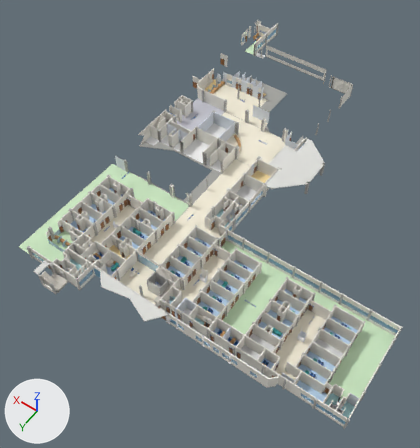
Two versions of the glTF model public/pb/solca_pb.glb, one commit apart.
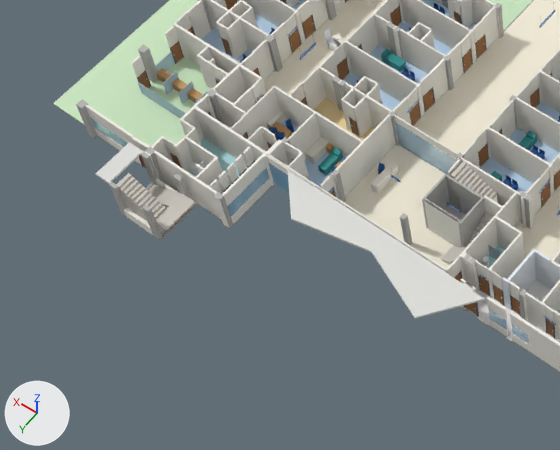
There are two pictures of each version: one whole from a camera (50 mm lens) standing at (2.6, 141.4, 105.8) and looking at (52.7, 71.3, -4.4), one close up on the part from 0% to 46% of the width and 47% to 82% of the height. Arrows for +X, +Y and +Z are at lower left; the lights stay in place. The first two pictures are the older version.

Names of what the first close-up shows: 'escaleras|0.608,0.578,0.518|0.00', 'muebles|0.490,0.672,0.774|0.30', 'muros|0.102,0.109,0.130|0.00', 'muros|0.303,0.608,0.846|0.60', 'muros|0.360,0.160,0.053|0.00', 'muros|0.462,0.462,0.436|0.00', 'muros|0.810,0.865,0.922|0.00', 'muros|0.902,0.884,0.810|0.00', 'pisos|0.518,0.706,0.902|0.00', 'pisos|0.608,0.810,0.548|0.00', 'pisos|0.922,0.865,0.706|0.00', 'viseras|0.740,0.740,0.706|0.00' and 13 more.
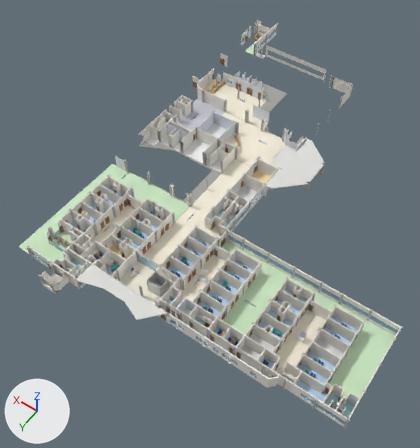
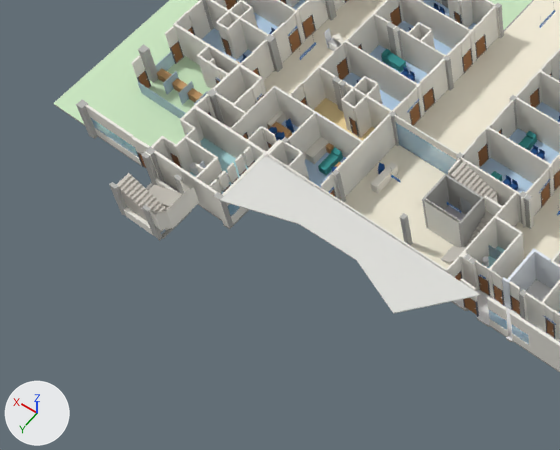
Pixel boxes [x1, y1, x2, y2] of what changed, in the close-ups (560 x 450 px):
'viseras|0.740,0.740,0.706|0.00', reshaped
    before: [96, 142, 485, 319]
    after: [220, 155, 480, 314]
part 1 of me_viseras_0_740_0_740_0_706_0_00, rebuilt (32% wider, 7% taller)
    before: [288, 170, 485, 319]
    after: [220, 155, 480, 314]
part 2 of me_viseras_0_740_0_740_0_706_0_00, deleted
    before: [96, 142, 143, 184]
part 3 of me_muros_0_902_0_884_0_810_0_00, added
    after: [149, 179, 199, 230]

The edits, one by one:
me_viseras_0_740_0_740_0_706_0_00 is used by ob_viseras_0_740_0_740_0_706_0_00; location (0.0, 0.0, 0.0).
me_viseras_0_740_0_740_0_706_0_00 had 208 vertices, 432 faces and spanned x 37.1..71.7, y 40.2..108.2, z 3.6..3.8.
me_viseras_0_740_0_740_0_706_0_00 now has 196 vertices, 376 faces and spans x 37.1..62.8, y 40.2..104.5, z 3.5..3.8.
me_viseras_0_740_0_740_0_706_0_00 part 1: the loose piece of 36 vertices spanning x 42.4..60.6, y 99.5..103.8, z 3.6..3.8 is rebuilt with 16 vertices and now spans x 42.9..62.8, y 99.7..104.5, z 3.7..3.8.
me_viseras_0_740_0_740_0_706_0_00 part 2: the loose piece of 24 vertices spanning x 70.2..71.7, y 104.8..108.2, z 3.6..3.8 is deleted.
Other edits to the shape of me_viseras_0_740_0_740_0_706_0_00 do not show in these pictures.
me_muros_0_902_0_884_0_810_0_00 is used by ob_muros_0_902_0_884_0_810_0_00; location (0.0, 0.0, 0.0).
me_muros_0_902_0_884_0_810_0_00 had 8346 vertices, 15818 faces and spanned x 3.7..83.2, y 2.0..108.3, z 0.0..3.8.
me_muros_0_902_0_884_0_810_0_00 now has 8366 vertices, 15846 faces and spans x 3.7..83.2, y 2.0..108.3, z 0.0..3.8.
me_muros_0_902_0_884_0_810_0_00 part 3: a new loose piece of 20 vertices spanning x 65.1..66.3, y 104.9..108.2, z 1.8..3.8, in mat_material_10 (white #f4f1e8).
